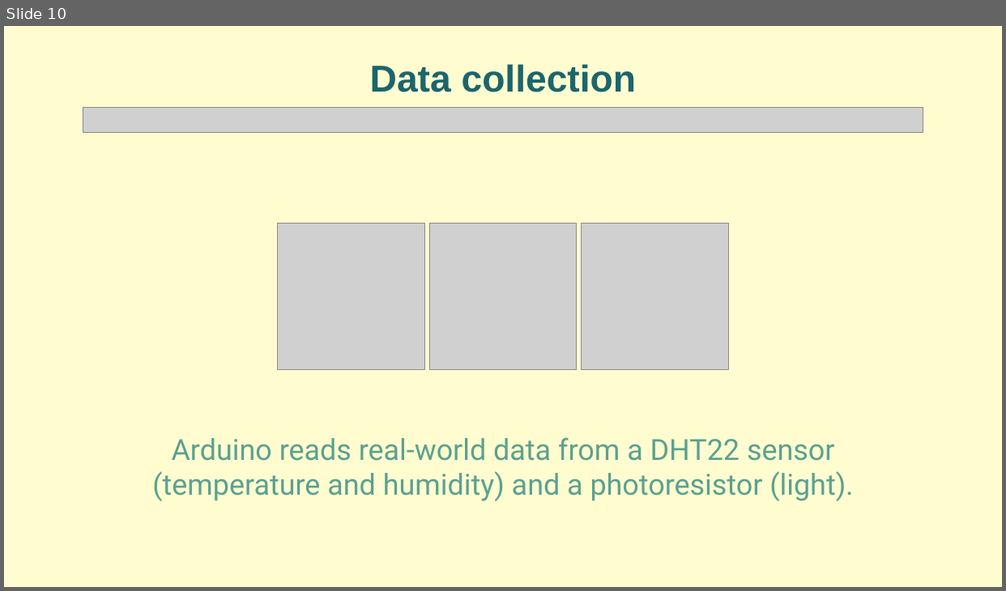
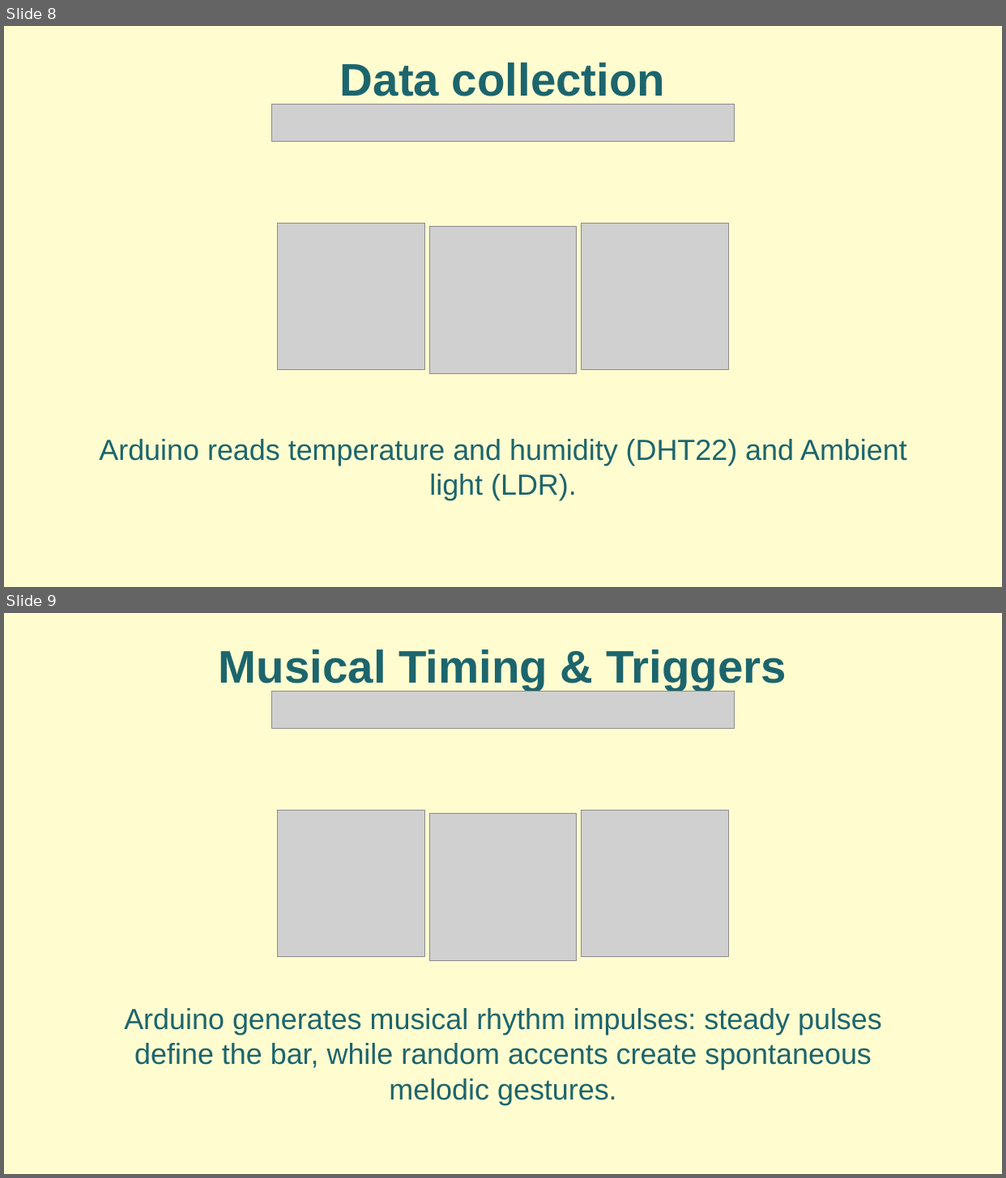
Before and after one commit to Ciorpy/G.A.I.A.-CMLS-2025, a slide deck: GAIA.pptx. Shown one above the other, each under a label of ours: slide 10 before the commit, slides 8 and 9 after it. The pictures are 1006x591 and 1006x1178 pixels, drawn with LibreOffice and Linux fonts; fonts in the diff are those of the drawing; grey boxes stand for pictures. Boxes give left, top, right and bottom in pixels: in the first picture for what was removed or moved away, otherwise in the second. Text is boxed around its words. In the diff, an @@ line names an element or a change of style, - is before the commit and + after.

```diff
--- a/GAIA.pptx
+++ b/GAIA.pptx
@@ slide 9 added at [4, 613, 1002, 1174], background #FFFDD0 @@
@@ text added at [219, 649, 786, 691], 44 pt, text #1C656D, bold @@
+Musical Timing & Triggers
@@ picture added at [271, 691, 734, 728] @@
@@ picture added at [277, 810, 424, 957] @@
@@ picture added at [429, 814, 577, 961] @@
@@ picture added at [582, 810, 729, 957] @@
@@ text added at [124, 1008, 882, 1105], 28 pt, text #1C656D @@
+Arduino generates musical rhythm impulses: steady pulses define the bar, while random accents create spontaneous melodic gestures.
@@ what was slide 10 is now slide 8 @@
@@ slide 8 changed as well @@
@@ text "Data collection" at [340, 62, 665, 96]: size 36 to 44 pt @@
@@ picture removed at [83, 107, 923, 132] @@
@@ picture added at [271, 104, 734, 141] @@
@@ picture: place and size @@
-picture at [429, 223, 577, 370]
+picture at [429, 227, 577, 374]
@@ text at [99, 439, 907, 501]: text changed; font Roboto to Arial; text colour #5BA191 to #1C656D @@
-Arduino reads real-world data from a DHT22 sensor (temperature and humidity) and a photoresistor (light).
+Arduino reads temperature and humidity (DHT22) and Ambient light (LDR).
```
Also in this commit, not shown: 27 other slides changed, 1 other slide added, 5 slides removed, 5 other files.
